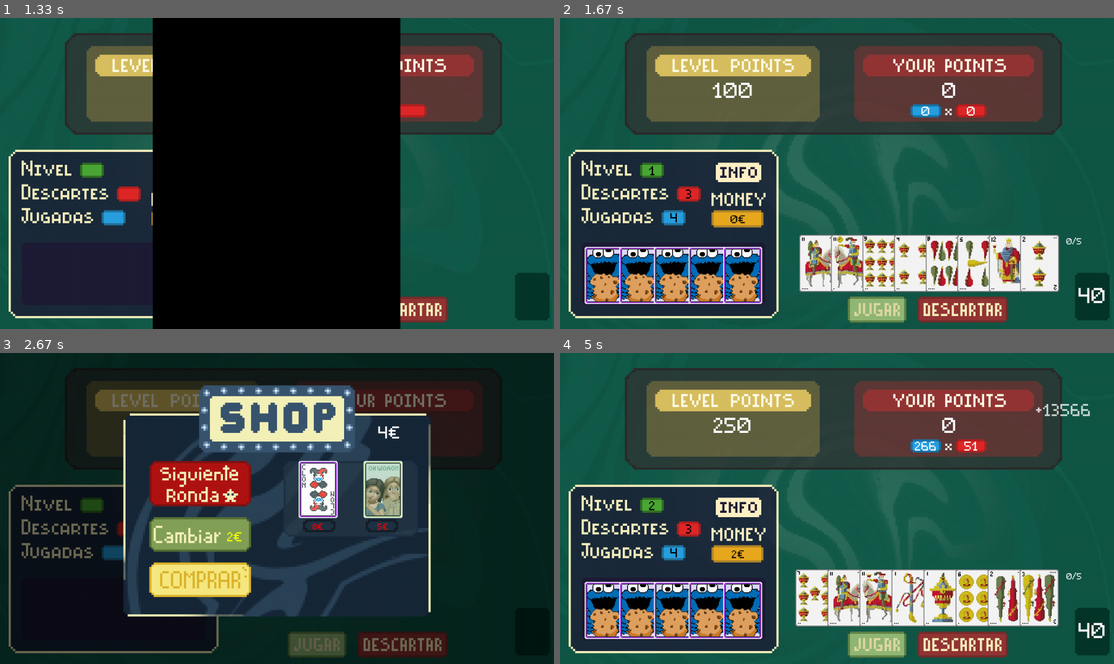
Above: before the commit, frames 1-4 (two rows, left to right).
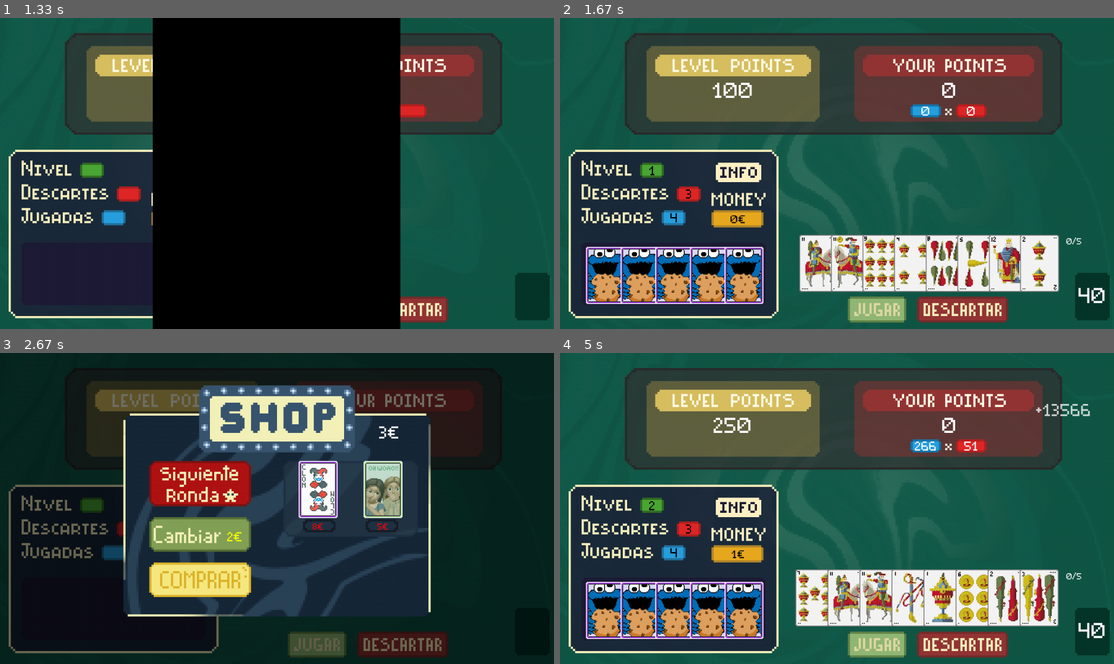
Above: after the commit, the same moments.

Repository: Hsandin7/Practica-TPA
Game: pygame game, started from main.py
Two runs of this game, one before a commit and one after it. Both use one fixed random seed, a clock stepped at 60 frames per second and the inputs below.
Inputs (mouse positions are in pixels of both pictures, inside the frame that each line leads up to):
- Up to frame 1 (1.33 s): press the mouse at (277, 288) at 0.37 s; move the mouse to (188, 207) at 0.47 s; release the mouse at (105, 126) at 0.6 s; hold Right from 1.17 s (still down); move the mouse to (343, 201) at 1.2 s
- Up to frame 2 (1.67 s): release Right at 1.63 s
- Up to frame 3 (2.67 s): press the mouse at (254, 598) at 1.7 s; move the mouse to (299, 548) at 1.8 s; release the mouse at (343, 499) at 1.93 s; click (315, 645) at 2.05 s; press the mouse at (254, 598) at 2.37 s; move the mouse to (365, 539) at 2.47 s; release the mouse at (476, 483) at 2.6 s
- Up to frame 4 (5 s): click (759, 580) at 2.72 s; press the mouse at (875, 489) at 3.03 s; move the mouse to (753, 542) at 3.13 s; release the mouse at (626, 595) at 3.27 s; press the mouse at (875, 489) at 3.37 s; move the mouse to (753, 511) at 3.47 s; release the mouse at (632, 533) at 3.6 s; press the mouse at (759, 533) at 3.7 s; move the mouse to (726, 570) at 3.8 s; release the mouse at (692, 604) at 3.93 s; press the mouse at (759, 483) at 4.03 s; move the mouse to (698, 548) at 4.13 s; release the mouse at (643, 617) at 4.27 s; hold Right 4.33-4.97 s; click (726, 555) at 4.42 s

Frame 1 is identical in both runs. In frame 2, 2.2% of the frame differs, in the area x 4-37%, y 73-93%; in frame 3, less than 0.1%; in frame 4, 2.2%, in the area x 4-37%, y 63-93%.

Commit message:
Limpieza Grande de código

Diff:
--- a/src/comodines.py
+++ b/src/comodines.py
@@ -168,43 +168,7 @@
                 self.x, self.y = self.rect.topleft
                 if limite_rect:
                     self.rect.clamp_ip(limite_rect)
-        base_x=257 - float((len(lista_comodines)-1) / 2) * 100
-        for i,c in enumerate(lista_comodines):
-            if not c.arrastrado:
-                c.rect.topleft=(base_x+i*80,530)
-                c.x,c.y=c.rect.topleft
 
-    def mover_comodines(self, eventos, lista_comodines, limite_rect=None):
-        for e in eventos:
-            if e.type == pygame.MOUSEBUTTONDOWN and e.button == 1:
-                if self.rect.collidepoint(e.pos):
-                    self.arrastrado = True
-                    mouse_x, mouse_y = e.pos
-                    self.offset_x = self.rect.x - mouse_x
-                    self.offset_y = self.rect.y - mouse_y
-
-            elif e.type == pygame.MOUSEBUTTONUP and e.button == 1:
-                if self.arrastrado:
-                    self.arrastrado = False
-                    for o in lista_comodines:
-                        if o is not self and self.rect.colliderect(o.rect):
-                            i = lista_comodines.index(self)
-                            j = lista_comodines.index(o)
-                            lista_comodines[i], lista_comodines[j] = lista_comodines[j], lista_comodines[i]
-                            break
-
-            elif e.type == pygame.MOUSEMOTION and self.arrastrado:
-                mouse_x, mouse_y = e.pos
-                self.rect.x = mouse_x + self.offset_x
-                self.rect.y = mouse_y + self.offset_y
-                self.x, self.y = self.rect.topleft
-                if limite_rect:
-                    self.rect.clamp_ip(limite_rect)
-        base_x=257 - float((len(lista_comodines)-1) / 2) * 100
-        for i,c in enumerate(lista_comodines):
-            if not c.arrastrado:
-                c.rect.topleft=(base_x+i*80,530)
-                c.x,c.y=c.rect.topleft
 
     def dibujar(self,screen):
         self.x, self.y = self.rect.topleft
--- a/src/demo.py
+++ b/src/demo.py
@@ -70,10 +70,11 @@
             case 10:
                 juego.mostrar_pagina_juego(screen)
                 self.boton_jugar(juego)
-                juego.comprobar_exito()
                 transicion.iniciar( Juego.paginas_transicion[0],Juego.paginas_transicion[1],Juego.paginas_transicion[2],Juego.num_transicion)
                 if Juego.num_transicion:
                     self.fase += 1
+            case _:
+                self.exit_demo(juego)
 
 
 
@@ -108,15 +109,20 @@
             "nivel":            1,
             "puntos_cartas":    0,
             "multiplicador":    0,
+            "dinero":           0,
 
             "limite_descartar": 3,
             "limite_jugar":     4,
 
+            "comodines":        None,
             "mano":             [[5,"c"], [8,"b"], [7,"o"], [10,"c"], [9,"b"], [6,"c"], [7,"e"], [6,"e"]],
             "mazo":             [[10,"b"], [8,"e"], [4,"e"], [11,"c"],     [10,"e"], [10,"e"], [10,"e"], [10,"e"], [10,"e"], [10,"e"], [10,"e"], [10,"e"]],
             "cartas_jugadas":   None
         }
         self.guardado.guardar_partida(1, self.guardado_1)
+
+    def exit_demo(self):
+        self.__init__()
 
 
 
--- a/src/guardado.py
+++ b/src/guardado.py
@@ -1,6 +1,7 @@
 import json
 import os
 from datetime import datetime
+from src._utilidades import *
 
 class Guardado:
     def __init__(self):
@@ -51,3 +52,40 @@
         if slot not in (1, 2, 3):
             raise ValueError("El número de slot debe ser 1, 2 o 3.")
         return f"slot_{slot}"
+
+
+    def mostrar_info_slots(self, screen):
+        x = 305
+        gris = (220,220,220)
+        for slot in range(1, 4):
+            datos = self.cargar_partida(slot)
+            mostrar_texto(screen, f"Guardado {slot}", x-5, 170, 30,)
+            y = 215
+
+            if datos:
+                textos = [
+                    f"{datos["fecha"]}",
+                    f"Nivel: {datos["nivel"]}",
+                    f"Dinero: {datos["dinero"]}",
+                    f"Puntos: {datos["puntos"]}",
+                    f"Objetivo: {datos["puntos_nivel"]}"
+                    ]
+                for texto in textos:
+                    mostrar_texto(screen, texto, x, y, 20, gris)
+                    y += 30
+                if datos["comodines"]:
+                    mostrar_texto(screen, f"Comodines:", x, y, 20, gris)
+                    x_copy = x -5
+                    y += 28
+                    for n, comodin in enumerate(datos["comodines"], start=1):
+                        mostrar_texto(screen, comodin, x_copy, y, 15, gris)
+                        y += 20
+                        if n == 3:
+                            x_copy += 100
+                            y -= 60
+                else:
+                    mostrar_texto(screen, f"Comodines: cero", x, y, 20, gris)
+
+            else:
+                mostrar_texto(screen, "Vacio", x, 215, 20, gris)
+            x += 250
--- a/src/juego.py
+++ b/src/juego.py
@@ -19,15 +19,6 @@
 
         self.jugador = Jugador()
         self.tienda = Tienda(self.jugador)
-
-        self.coste_cambiar = 2
-        self.tienda_comodines = [None, None]
-        self.comodin_seleccionado = None
-
-        self.comodines_disponibles = [
-            "gloton", "stonks", "matematico", "calculadora", "loco",
-            "doblete", "esteroides", "programador", "clon"
-        ]
 
 
     def cargar_paginas(self):
@@ -79,9 +70,6 @@
 
     def reiniciar(self):
         self.jugador = Jugador()
-        self.coste_cambiar = 2
-        self.tienda_comodines = [None, None]
-        self.comodin_seleccionado = None
 
 
     # Pagina principal
@@ -116,7 +104,6 @@
 
         self.jugador.mostrar_cartas(screen)
         self.jugador.mostrar_puntos(screen)
-        self.jugador.mostrar_comodines_mano(screen)
 
     def actualizar_pagina_juego(self, eventos):
         self.jugador.actualizar(eventos)
@@ -213,7 +200,7 @@
         self.botones["slot3"].dibujar(screen)
 
         # Mostrar informacion de cada slot
-        self.jugador.mostrar_info_slots(screen)
+        self.jugador.guardado.mostrar_info_slots(screen)
 
         # Overlay oscurecido del slot seleccionado
         if self.jugador.slot_seleccionado:
--- a/src/jugador.py
+++ b/src/jugador.py
@@ -30,7 +30,6 @@
         self.guardado =         Guardado()
 
         self.mano = [self.mazo.robar() for _ in range(0,8)]
-        self.comodines_mano=[]
         self.comodines_mano=[
             Comodin("gloton"),
             Comodin("gloton"),
@@ -98,7 +97,7 @@
                 carta.dibujar(screen)
 
         if self.comodines_mano:
-            pos_x = 257 - float((len(self.comodines_mano)-1) / 2) * 100
+            pos_x = 220 - float((len(self.comodines_mano)-1) / 2) * 80
             for comodin in self.comodines_mano:
                 if not comodin.arrastrado:
                     comodin.rect.topleft=(pos_x,530)
@@ -111,10 +110,6 @@
 
         # Temporal?
         mostrar_texto_centrado(screen, f"{len(self.mazo.cartas)}", 1230, 600, 50)
-
-    def mostrar_comodines_mano(self,screen):
-        for c in self.comodines_mano:
-            c.dibujar(screen)
 
 
     def actualizar(self, eventos):      # Comprueba si alguna carta es seleccionada, si esto se cumple, se anade a self._cartas_seleccionadas
@@ -133,26 +128,20 @@
 
     def jugar_cartas(self):
         if len(self._cartas_seleccionadas) <= self.limite_seleccion and self._cartas_seleccionadas:    # Comprueba que haya cartas seleccionadas
+            self.limite_jugar -= 1
+
             evaluacion = self.evaluador.evaluar(self._cartas_seleccionadas)
             self._cartas_jugadas = evaluacion["Cartas"]
             self.puntos_cartas = evaluacion["Valor"]
             self.multiplicador = evaluacion["Multiplicador"]
 
             if self.comodines_mano:
-                fichas = self.puntos_cartas
-                multi = self.multiplicador
-                dinero = self.dinero
-
-                for c in self.comodines_mano:
-                    fichas,multi,dinero=c.aplicar(self.mano,fichas,multi,dinero,self._cartas_jugadas, self.comodines_mano)
-
-                self.puntos_cartas=fichas
-                self.multiplicador=multi
-                self.dinero=dinero
-                self.puntos+=fichas*multi
-                print(f"Operacion despues: {fichas} * {multi} = {self.puntos}")
-            else:
-                self.puntos += self.puntos_cartas * self.multiplicador
+                for comodin in self.comodines_mano:
+                    self.puntos_cartas, self.multiplicador, self.dinero = comodin.aplicar(self.mano, self.puntos_cartas, self.multiplicador, self.dinero, self._cartas_jugadas, self.comodines_mano)
+
+                print(f"Operacion despues: {self.puntos_cartas} * {self.multiplicador} = {self.puntos}")
+
+            self.puntos += self.puntos_cartas * self.multiplicador
 
             for carta in self._cartas_jugadas:      # Quita las cartas que se hayan jugado para que el resto se descarte correctamente
                 self.mano.remove(carta)
@@ -160,11 +149,8 @@
             self.descartar_cartas("jugar_cartas")                 # Las cartas que no se hayan jugado se descartan
             self.animador_texto.iniciar(f"{self.puntos_cartas * self.multiplicador}", 1100, 150,y_final=90)
 
-            self.limite_jugar -= 1
-
             if self.puntos >= self.puntos_nivel:
                 self.siguente_ronda()
-
             elif self.limite_jugar <= 0:
                 self.game_over = True
 
@@ -194,12 +180,14 @@
             "nivel":            self.numero_nivel,
             "puntos_cartas":    self.puntos_cartas,
             "multiplicador":    self.multiplicador,
+            "dinero":           self.dinero,
 
             "limite_descartar": self.limite_descartar,
             "limite_jugar":     self.limite_jugar,
 
+            "comodines":        [comodin.nombre for comodin in self.comodines_mano],
+            "mano":             [[c._valor, c._palo] for c in self.mano],
             "mazo":             [[c._valor, c._palo] for c in self.mazo.cartas],
-            "mano":             [[c._valor, c._palo] for c in self.mano],
             "cartas_jugadas":   [[c._valor, c._palo] for c in self._cartas_jugadas] if self._cartas_jugadas else None
         }
         self.guardado.guardar_partida(self.slot_seleccionado, datos)
@@ -212,12 +200,14 @@
             self.puntos_nivel =     datos["puntos_nivel"]
             self.puntos_cartas =    datos["puntos_cartas"]
             self.multiplicador =    datos["multiplicador"]
+            self.dinero =           datos["dinero"]
 
             self.limite_descartar = datos["limite_descartar"]
             self.limite_jugar =     datos["limite_jugar"]
 
+            self.comodines_mano =   [Comodin(nombre) for nombre in datos["comodines"]] if datos["comodines"] else None
+            self.mano =             [Carta(c[0], c[1]) for c in datos["mano"]]
             self.mazo.cartas =      [Carta(c[0], c[1]) for c in datos["mazo"]]
-            self.mano =             [Carta(c[0], c[1]) for c in datos["mano"]]
             self._cartas_jugadas =  [Carta(c[0], c[1]) for c in datos["cartas_jugadas"]] if datos["cartas_jugadas"] else None
             return True
         else:
@@ -226,28 +216,11 @@
     def borrar_partida(self):
         self.guardado.borrar_partida(self.slot_seleccionado)
 
-    def mostrar_info_slots(self, screen):
-        x = 300
-        gris = (220,220,220)
-        for slot in range(1, 4):
-            datos = self.guardado.cargar_partida(slot)
-            mostrar_texto(screen, f"Guardado {slot}", x, 170, 30,)
-            if datos:
-                mostrar_texto(screen, f"{datos["fecha"]}", x, 215, 20, gris)
-                mostrar_texto(screen, f"Nivel: {datos["nivel"]}", x, 245, 20, gris)
-                mostrar_texto(screen, f"Puntos: {datos["puntos"]}", x, 275, 20, gris)
-                mostrar_texto(screen, f"Objetivo: {datos["puntos_nivel"]}", x, 305, 20, gris)
-                # Cambiar por informacion diferente
-            else:
-                mostrar_texto(screen, "Vacio", x, 215, 20, gris)
-            x += 250
-
-
     def siguente_ronda (self):
         self.niveles.siguente_nivel()
 
         self.puntos = 0
-        self.dinero += 4
+        self.dinero += 3
         self.puntos_nivel = self.niveles.puntos_nivel
         self.carta_inhabilitada = self.niveles.carta_invalida
 
@@ -266,9 +239,5 @@
         self.numero_nivel += 1
         self.carta_inhabilitada = None
 
-
-        # for carta in self.mano:
-        #     carta.habilitada = True
-
         if not self.niveles.es_boss:
             self.niveles.color_pantalla = (0, 0, 0)
--- a/src/tienda.py
+++ b/src/tienda.py
@@ -1,10 +1,11 @@
 import random
 import pygame
+from src.jugador import Jugador
 from src.comodines import Comodin
 from src._utilidades import mostrar_texto, mostrar_texto_centrado
 
 class Tienda:
-    def __init__(self, jugador):
+    def __init__(self, jugador: Jugador):
         self.jugador = jugador
         self.comodines_disponibles = [
             "gloton", "stonks", "matematico", "calculadora", "loco",
@@ -28,21 +29,17 @@
 
         # Deseleccionar cualquier comodín anterior
         self.comodin_seleccionado = None
-        for c in self.tienda_comodines:
-            if c: c.seleccionada = False
 
     def mostrar(self, screen):
-        # Mostrar dinero actual del jugador
-        mostrar_texto_centrado(screen, f"{self.jugador.dinero}$", 900, 150, 40, (255, 255, 255))
-         # Amarillo si se puede pagar Rojo si no
-        color_coste = (255, 255, 0) if self.jugador.dinero >= self.coste_cambiar else (255, 0, 0)
+        mostrar_texto_centrado(screen, f"{self.jugador.dinero}$", 900, 150, 40)     # Mostrar dinero actual del jugador
+
+        color_coste = (255, 255, 0) if self.jugador.dinero >= self.coste_cambiar else (255, 0, 0)   # Amarillo si se puede pagar Rojo si no
         mostrar_texto(screen, f"{self.coste_cambiar}$", 525, 400 , 30, color_coste)
-
 
         for comodin in self.tienda_comodines:
             if comodin:
                 comodin.dibujar(screen)
-                color_precio = (255, 255, 0) if self.jugador.dinero >= comodin.precio else (255, 0, 0)
+                color_precio = (255, 255, 0) if self.jugador.dinero >= comodin.precio else (255, 0, 0)      # Amarillo si se puede pagar Rojo si no
                 mostrar_texto_centrado(screen, f"{comodin.precio}$", comodin.rect.midbottom[0], comodin.rect.bottom + 3, 20, color_precio)
                 if comodin.seleccionada:
                     screen.blit(comodin.imagen_hover, (comodin.x, comodin.y))
@@ -69,9 +66,7 @@
 
     def comprar(self):
         # Botón "Comprar"
-        if self.comodin_seleccionado and \
-            self.jugador.dinero >= self.comodin_seleccionado.precio and \
-            len(self.jugador.comodines_mano) < 5:
+        if self.comodin_seleccionado and self.jugador.dinero >= self.comodin_seleccionado.precio and len(self.jugador.comodines_mano) < 5:
             self.jugador.dinero -= self.comodin_seleccionado.precio
             self.jugador.comodines_mano.append(self.comodin_seleccionado)
             idx = self.tienda_comodines.index(self.comodin_seleccionado)
